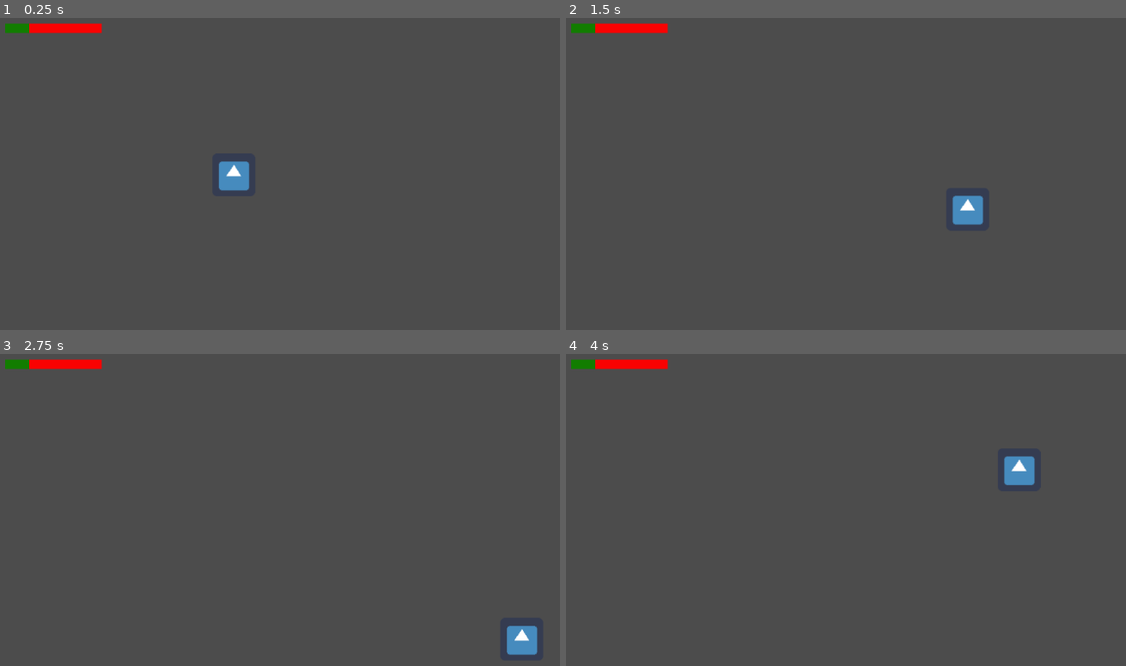
Above: before the commit, frames 1-4 (two rows, left to right).
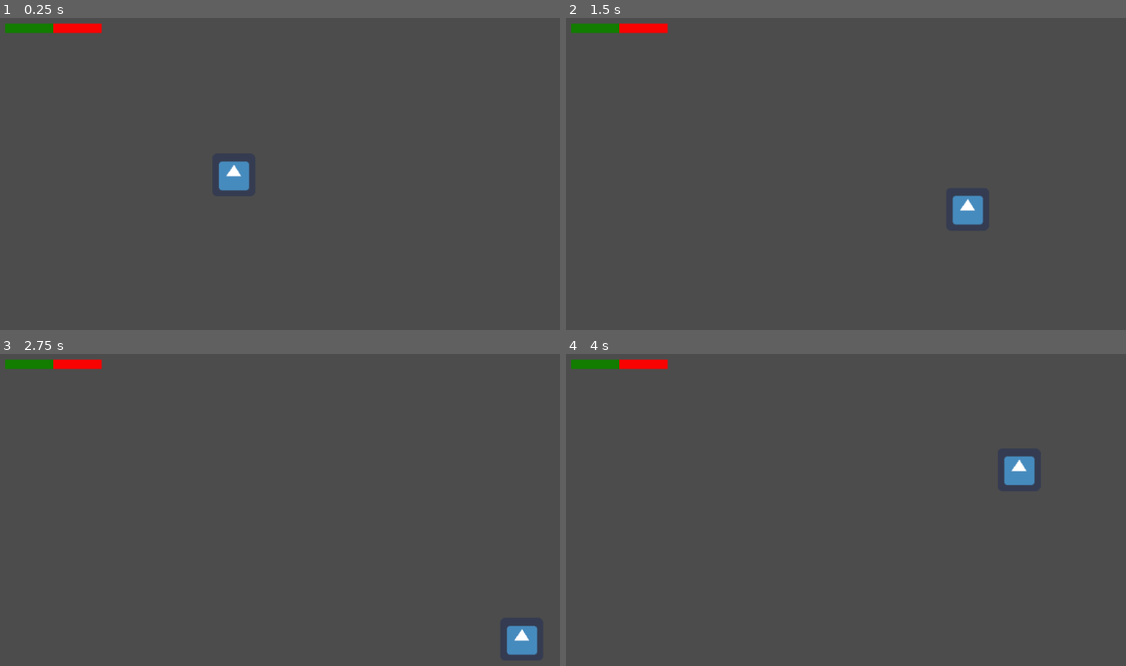
Above: after the commit, the same moments.

Repository: MLaurentys/GGJ2020
Game: Godot game, scene res://Tests/PlayerTest.tscn
The game is run twice, just before and just after one commit, with the same random seed, the same clock (stepped at 60 frames per second) and the same inputs. This scene is started directly instead of the project's main scene. The engine's default icon, where the game draws it, is replaced by a stand-in: a white triangle on a blue panel in a dark square.
Inputs (mouse positions are in pixels of both pictures, inside the frame that each line leads up to):
- Up to frame 1 (0.25 s): no input
- Up to frame 2 (1.5 s): tap Enter at 0.5 s; move the mouse to (935, 142) at 0.52 s; hold Right (ui_right) 0.53-1.28 s; click (935, 142) at 0.67 s; tap Space (ui_select) at 0.77 s; move the mouse to (644, 183) at 1.27 s; hold Down (ui_down) from 1.28 s (still down)
- Up to frame 3 (2.75 s): tap Space (ui_select) at 1.52 s; move the mouse to (285, 410) at 2.02 s; release Down (ui_down) at 2.03 s; hold Right (ui_right) from 2.03 s (still down)
- Up to frame 4 (4 s): move the mouse to (750, 578) at 2.77 s; release Right (ui_right) at 2.78 s; hold Up (ui_up) 2.78-3.53 s; click (750, 578) at 2.92 s; tap Space (ui_select) at 3.02, 3.77 s; move the mouse to (986, 556) at 3.52 s; hold Left (ui_left) from 3.53 s (still down)

The runs differ from the first frame. In frame 1, 0.1% of the frame differs, in the area x 5-10%, y 1-5%; in frame 2, 0.1%; in frame 3, 0.1%; in frame 4, 0.1%.
Error after the commit: Invalid call. Nonexistent function 'get_overlapping_areas' in base 'CollisionShape2D'. (res://Characters/Player/Player.gd:136)

Commit message:
Add fix buildings

Diff:
--- a/project/Buildings/BaseBuildings.gd
+++ b/project/Buildings/BaseBuildings.gd
@@ -2,7 +2,12 @@
 class_name BaseBuilding
 
 export (int) var max_health: int = 100
-var health: int = 25
+var health: int
 
 func _ready():
-	pass
+	self.health= max_health/2
+	$ProgressBar.setHealth()
+
+func fix_building():
+	if health < max_health:
+		health += 1
--- a/project/Buildings/BaseBuildings.tscn
+++ b/project/Buildings/BaseBuildings.tscn
@@ -18,12 +18,16 @@
 script/source = "extends ProgressBar
 
 func _ready():
+	pass
+
+func setHealth():
 	var building = get_parent()
 	self.value = 100.0 * building.health / building.max_health
-	pass
 "
 
-[node name="StaticBody2D" type="StaticBody2D"]
+[node name="StaticBody2D" type="StaticBody2D" groups=[
+"buildings",
+]]
 script = ExtResource( 1 )
 
 [node name="CollisionShape2D" type="CollisionShape2D" parent="."]
--- a/project/Characters/Player/Player.gd
+++ b/project/Characters/Player/Player.gd
@@ -20,6 +20,7 @@
 	$DashCooldown.wait_time = dash_cooldown
 
 func _physics_process(_delta):
+	self.check_contact()
 	if not attacking and not dashing:
 		update_direction_from_input()
 
@@ -128,3 +129,12 @@
 
 func _on_InvulnerabilityTimer_timeout():
 	self.is_invulnerable = false
+
+func check_contact():
+	print("oi")
+	if $ContactCooldown.time_left <= 0:
+		for area in $CollisionShape2D.get_overlapping_areas():
+			if area.is_in_group("buildings"):
+				area.get_parent().fix_building()
+				$ContactCooldown.start()
+				break
--- a/project/Characters/Player/Player.tscn
+++ b/project/Characters/Player/Player.tscn
@@ -30,5 +30,10 @@
 [node name="InvulnerabilityTimer" type="Timer" parent="." index="4"]
 wait_time = 2.0
 one_shot = true
+
+[node name="ContactCooldown" type="Timer" parent="." index="5"]
+process_mode = 0
+wait_time = 0.1
+one_shot = true
 [connection signal="timeout" from="DashTimer" to="." method="stop_dash"]
 [connection signal="timeout" from="InvulnerabilityTimer" to="." method="_on_InvulnerabilityTimer_timeout"]
--- /dev/null
+++ b/project/Tests/FixTest.tscn
@@ -0,0 +1,12 @@
+[gd_scene load_steps=3 format=2]
+
+[ext_resource path="res://Characters/Player/Player.tscn" type="PackedScene" id=1]
+[ext_resource path="res://Buildings/BaseBuildings.tscn" type="PackedScene" id=2]
+
+[node name="Node2D" type="Node2D"]
+
+[node name="Player" parent="." instance=ExtResource( 1 )]
+position = Vector2( 112.952, 139.962 )
+
+[node name="StaticBody2D" parent="." instance=ExtResource( 2 )]
+position = Vector2( 461.643, 289.991 )
